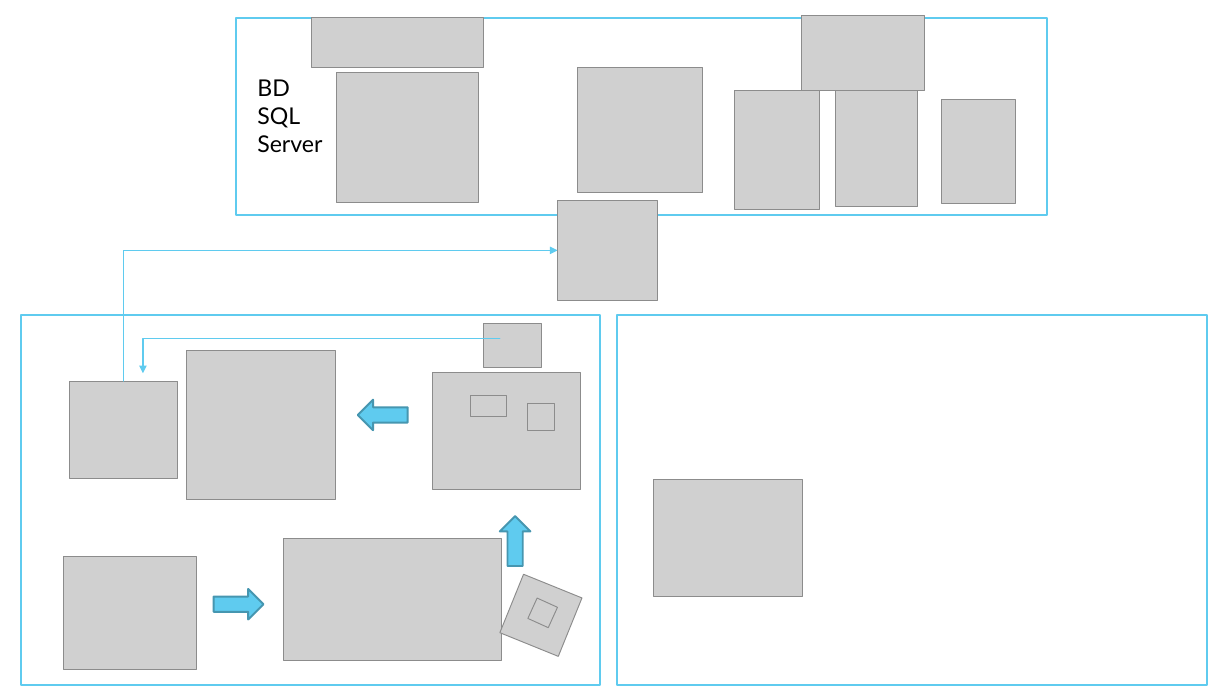
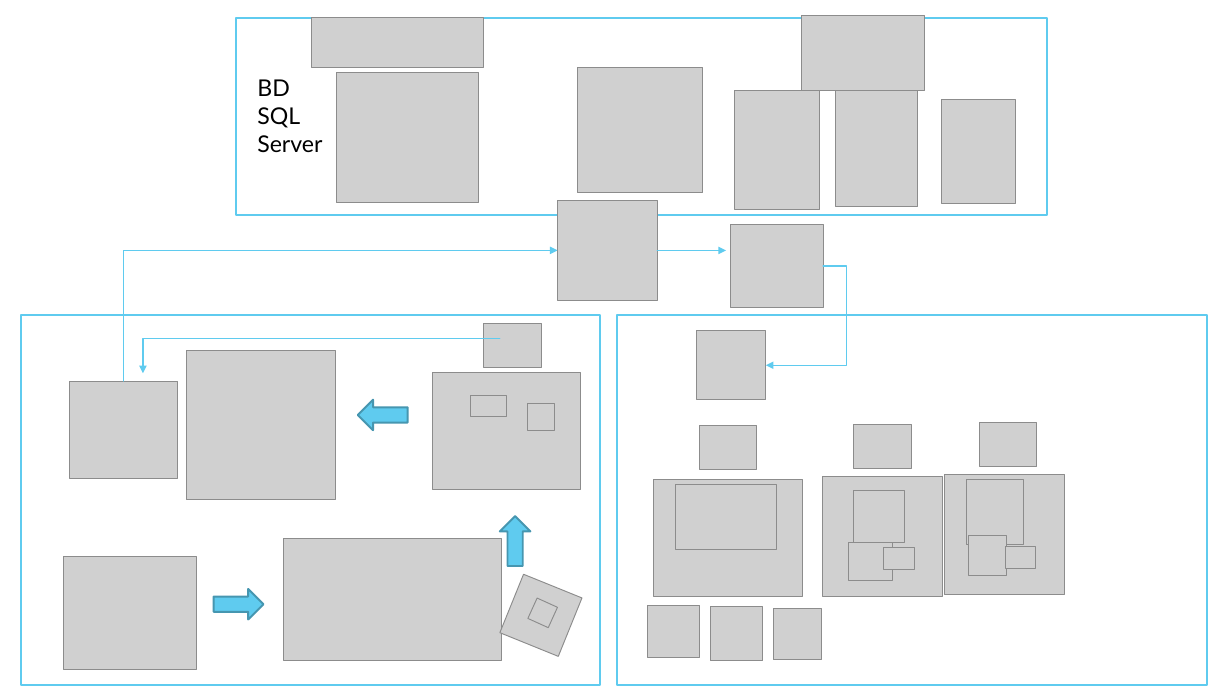
Before and after one commit to BandTec/coold, a slide deck: slide 5 of documentacao/Arquitetura-de-TI/HLD-LLD.pptx. Drawn at 1232x693 pixels with LibreOffice and Linux fonts; fonts in the diff are those of the drawing; grey boxes stand for pictures. Boxes give left, top, right and bottom in pixels: in the first picture for what was removed or moved away, otherwise in the second. Text is boxed around its words. In the diff, an @@ line names an element or a change of style, - is before the commit and + after.

Commit message:
Mudando LLD

```diff
--- a/documentacao/Arquitetura-de-TI/HLD-LLD.pptx
+++ b/documentacao/Arquitetura-de-TI/HLD-LLD.pptx
@@ picture added at (x1=731, y1=225, x2=823, y2=307) @@
@@ arrow added from (657, 250) to (726, 250), #5FCBEF 1 pt @@
@@ elbow arrow added from (823, 266) to (766, 365), #5FCBEF 1 pt @@
@@ picture added at (x1=697, y1=331, x2=766, y2=400) @@
@@ picture added at (x1=700, y1=425, x2=757, y2=470) @@
@@ picture added at (x1=854, y1=425, x2=911, y2=470) @@
@@ picture added at (x1=980, y1=422, x2=1037, y2=467) @@
@@ picture added at (x1=823, y1=476, x2=943, y2=596) @@
@@ picture added at (x1=945, y1=474, x2=1065, y2=594) @@
@@ picture added at (x1=676, y1=485, x2=777, y2=550) @@
@@ picture added at (x1=854, y1=491, x2=905, y2=543) @@
@@ picture added at (x1=967, y1=480, x2=1024, y2=544) @@
@@ picture added at (x1=969, y1=536, x2=1006, y2=576) @@
@@ picture added at (x1=848, y1=543, x2=893, y2=581) @@
@@ picture added at (x1=884, y1=548, x2=914, y2=569) @@
@@ picture added at (x1=1006, y1=547, x2=1036, y2=568) @@
@@ picture added at (x1=648, y1=605, x2=700, y2=657) @@
@@ picture added at (x1=711, y1=606, x2=763, y2=661) @@
@@ picture added at (x1=774, y1=609, x2=822, y2=661) @@
```
